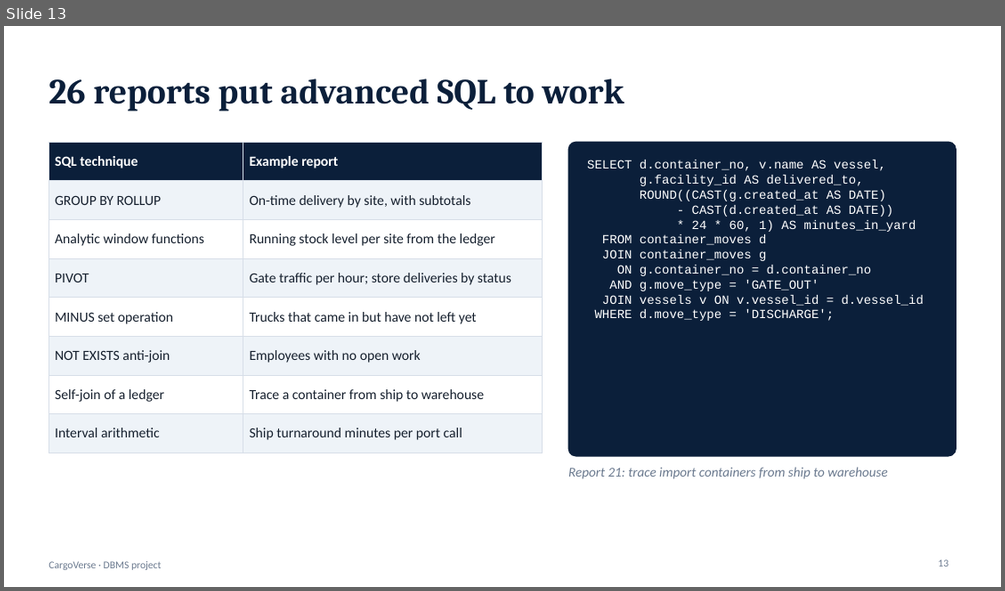
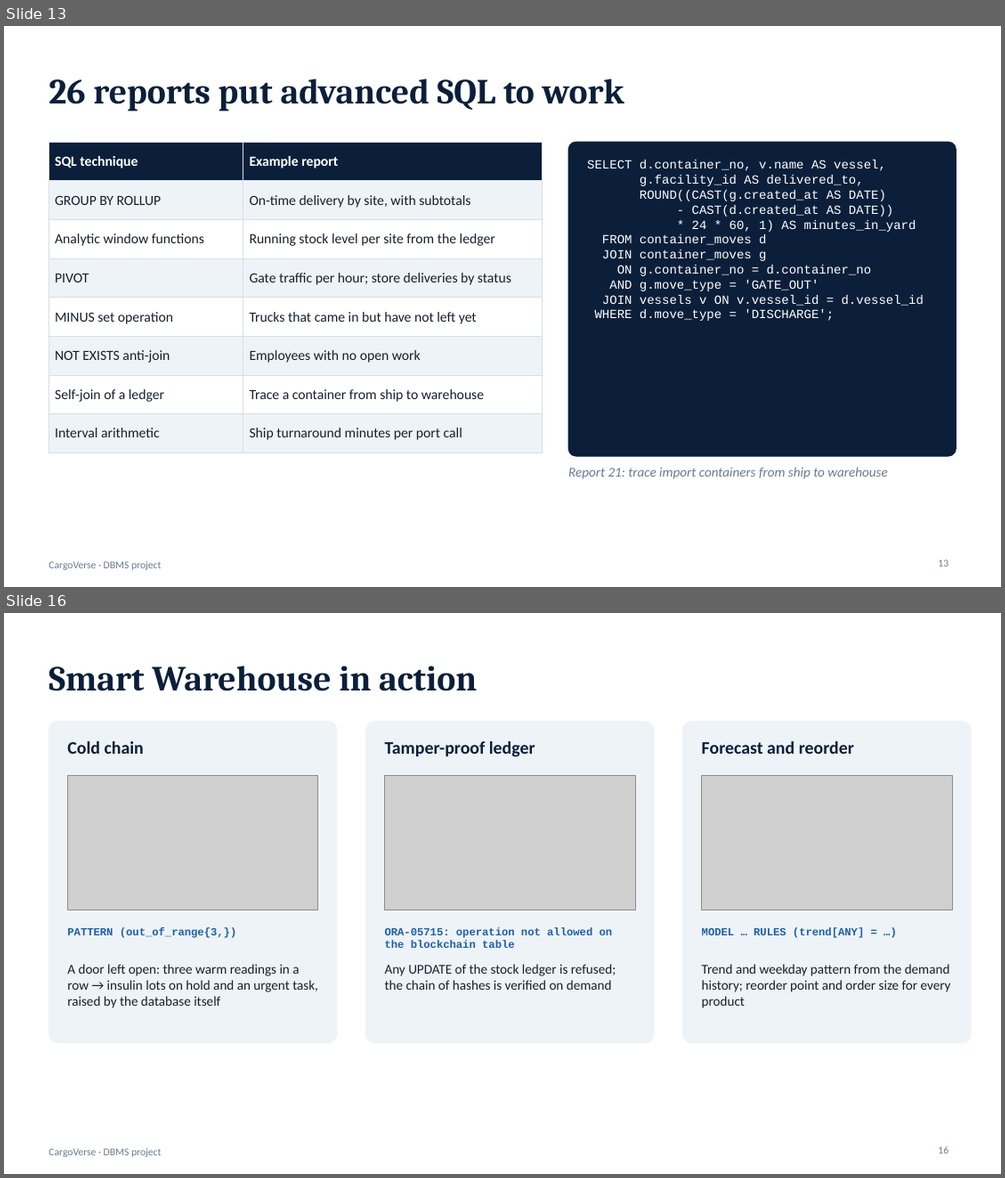
Before and after one commit to Vishal-S007/CargoVerse, a slide deck: docs/CargoVerse-Presentation.pptx. Shown one above the other, each under a label of ours: slide 13 before the commit, slides 13 and 16 after it; the slides between them are not shown. The pictures are 1005x591 and 1005x1178 pixels, drawn with LibreOffice and Linux fonts; fonts in the diff are those of the drawing; grey boxes stand for pictures. Boxes give left, top, right and bottom in pixels: in the first picture for what was removed or moved away, otherwise in the second. Text is boxed around its words. In the diff, an @@ line names an element or a change of style, - is before the commit and + after.

```diff
--- a/docs/CargoVerse-Presentation.pptx
+++ b/docs/CargoVerse-Presentation.pptx
@@ slide 16 added at [4,613,1001,1174], background #FFFFFF; not listed: 1 template element that a slide beside it also shows @@
@@ title added at [48,666,477,691], 34 pt, text #0B1F3A, bold @@
+Smart Warehouse in action
@@ rounded rectangle added at [48,722,337,1043], fill #EEF3F8, outline #EEF3F8 1 pt @@
@@ text added at [67,741,144,754], 17 pt, text #0B1F3A, bold @@
+Cold chain
@@ rounded rectangle added at [366,722,654,1043], fill #EEF3F8, outline #EEF3F8 1 pt @@
@@ text added at [385,741,535,757], 17 pt, text #0B1F3A, bold @@
+Tamper-proof ledger
@@ rounded rectangle added at [683,722,971,1043], fill #EEF3F8, outline #EEF3F8 1 pt @@
@@ text added at [702,741,854,754], 17 pt, text #0B1F3A, bold @@
+Forecast and reorder
@@ picture added at [67,775,318,910] @@
@@ picture added at [385,775,635,910] @@
@@ picture added at [702,775,952,910] @@
@@ text added at [67,927,237,938], 10.5 pt, text #1F5FA8, bold @@
+PATTERN (out_of_range{3,})
@@ text added at [385,927,613,948], 10.5 pt, text #1F5FA8, bold @@
+ORA-05715: operation not allowed on the blockchain table
@@ text added at [702,927,864,938], 10.5 pt, text #1F5FA8, bold @@
+MODEL … RULES (trend[ANY] = …)
@@ text added at [67,964,318,1008], 13 pt, text #16202E @@
+A door left open: three warm readings in a row → insulin lots on hold and an urgent task, raised by the database itself
@@ text added at [385,964,615,989], 13 pt, text #16202E @@
+Any UPDATE of the stock ledger is refused; the chain of hashes is verified on demand
@@ text added at [702,964,951,1008], 13 pt, text #16202E @@
+Trend and weekday pattern from the demand history; reorder point and order size for every product
@@ page number added at [938,1146,948,1153], 10 pt, text #6B7A8F @@
+16
```
Also in this commit, not shown: 6 slides changed, 2 other slides added, 8 other files.
